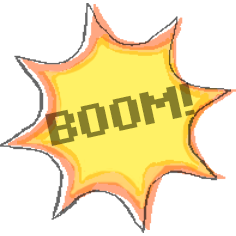
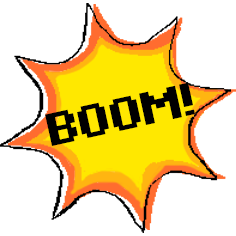
Two versions of the same layered image (236×236). Layer-by-layer changes:
pixels changed over [0, 3, 236, 233] (layer not identified)
